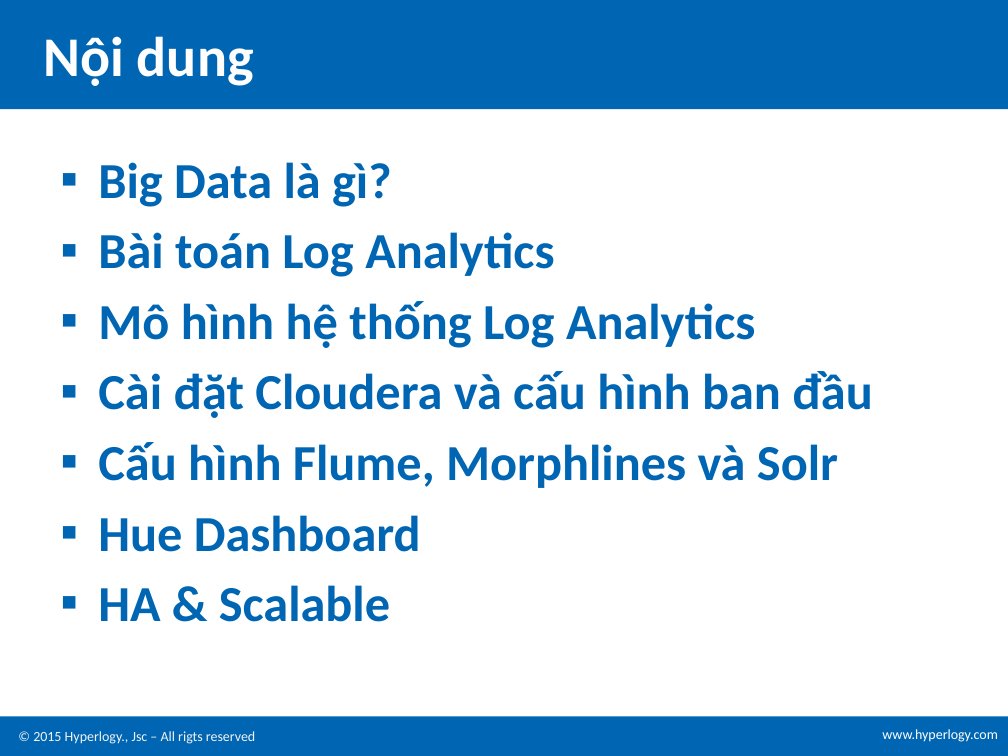
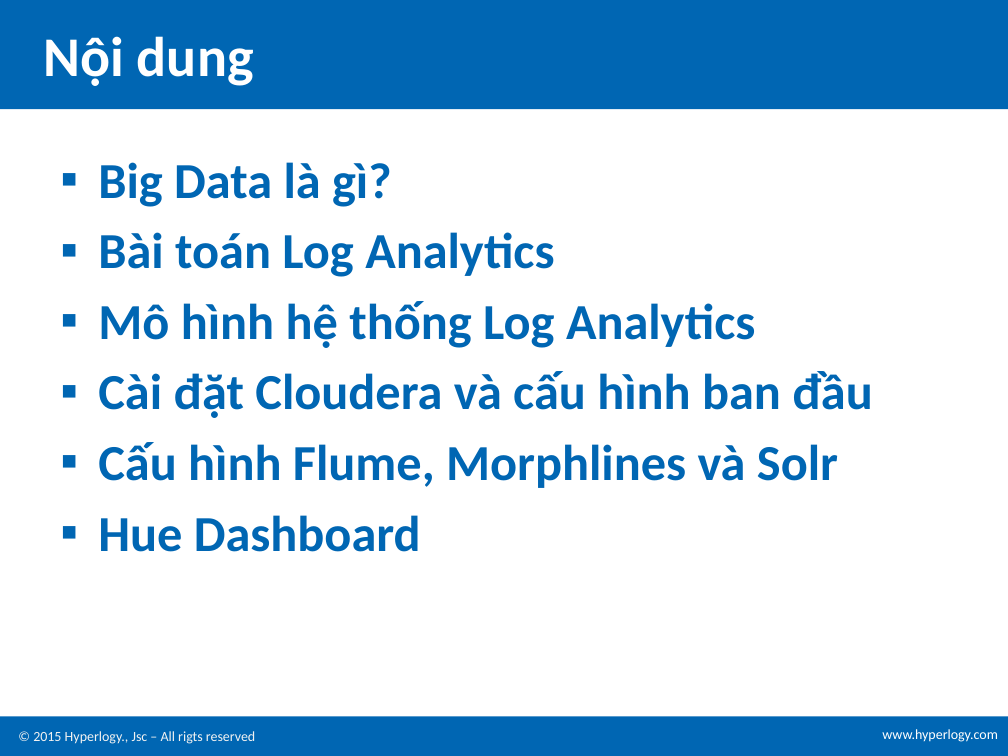
Before and after one commit to thewind81/loganalyticscloudera, a slide deck: slide 2 of Real-time Log Analytics with Cloudera.pptx. Drawn at 1008x756 pixels with LibreOffice and Linux fonts; fonts in the diff are those of the drawing; background and template pictures are left out. Boxes give left, top, right and bottom in pixels: in the first picture for what was removed or moved away, otherwise in the second. Text is boxed around its words. In the diff, an @@ line names an element or a change of style, - is before the commit and + after.

```diff
--- a/Real-time Log Analytics with Cloudera.pptx
+++ b/Real-time Log Analytics with Cloudera.pptx
@@ text at bbox=[98, 585, 390, 622]: paragraph removed @@
-▪ HA & Scalable
```
Also in this commit, not shown: 1 slide removed.
